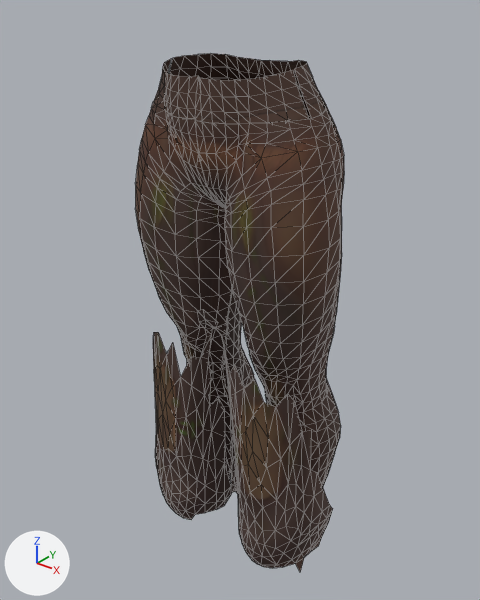
One commit to the glTF model assets/models/character/outfits/Female_Druid1_Legs.gltf: the scene before it, then after it.
The view is the same before and after, from a camera (50 mm lens) standing at (0.748, -0.917, 1.251) and looking at (-0.022, 0.046, 0.654). Every picture has the same lights, and +X, +Y and +Z are marked at lower left. The picture after the commit comes second. Mesh edges are drawn as thin lines. Vertices at exactly the same position are counted once.

Objects in the first picture: 'ArmorLegs'.
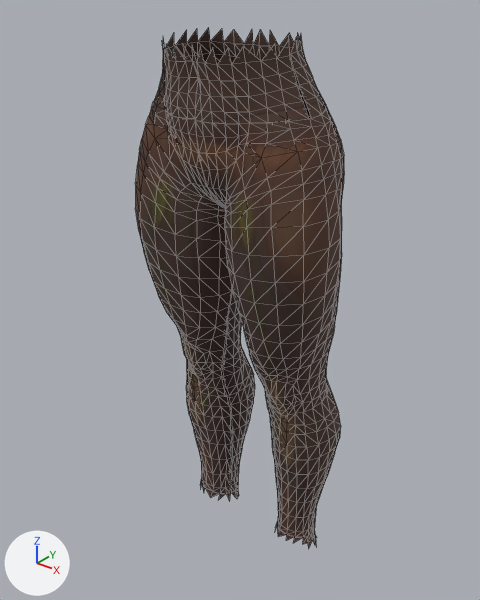
Where the change shows, as pixel boxes [x1, y1, x2, y2] in the pictures (480 x 600 px):
'ArmorLegs', reshaped
    before: [135, 53, 344, 572]
    after: [135, 28, 344, 549]
part 1 of me_superhero_female_001, deleted
    before: [153, 309, 333, 572]
part 2 of me_superhero_female_001, built on
    before: [161, 53, 313, 97]
    after: [161, 28, 313, 97]
part 3 of me_superhero_female_001, cut back
    after: [200, 478, 317, 549]

Patch to the scene script:
```diff
--- a/assets/models/character/outfits/Female_Druid1_Legs.gltf.py
+++ b/assets/models/character/outfits/Female_Druid1_Legs.gltf.py
@@ me_superhero_female_001 @@
 # used by ob_armorlegs; location = (0.0, 0.0, 0.0)
-me_superhero_female_001.from_pydata(...)  # 1750 vertices, 2963 faces; spans x -0.222..0.222, y -0.101..0.18, z 0.052..1.125
+me_superhero_female_001.from_pydata(...)  # 1497 vertices, 2564 faces; spans x -0.217..0.217, y -0.112..0.174, z 0.04..1.17
+# me_superhero_female_001 part 1: the loose piece of 288 vertices spanning x -0.222..0.222, y -0.093..0.083, z 0.083..0.695 is deleted
+# me_superhero_female_001 part 2
+# 30 vertices are removed from x -0.131..0.131, y -0.1..0.083, z 1.108..1.124
+# 58 faces are deleted
+# 2 vertices move within x -0.105..0.105, y 0.064, z 1.125
+# 91 vertices are added at x -0.131..0.131, y -0.112..0.084, z 1.106..1.17
+# 154 new faces join them
+# me_superhero_female_001 part 3
+# 24 vertices are removed from x -0.165..0.165, y 0.065..0.135, z 0.052..0.103
+# 38 faces are deleted
+# 68 vertices are added at x -0.17..0.17, y 0.031..0.14, z 0.04..0.11
+# 78 new faces join them
+# other edits to the shape of me_superhero_female_001 do not show in these pictures
 me_superhero_female_001.materials.append(mat_female_druid1_legs_shell)
-me_superhero_female_001.materials.append(mat_material_0)
```
